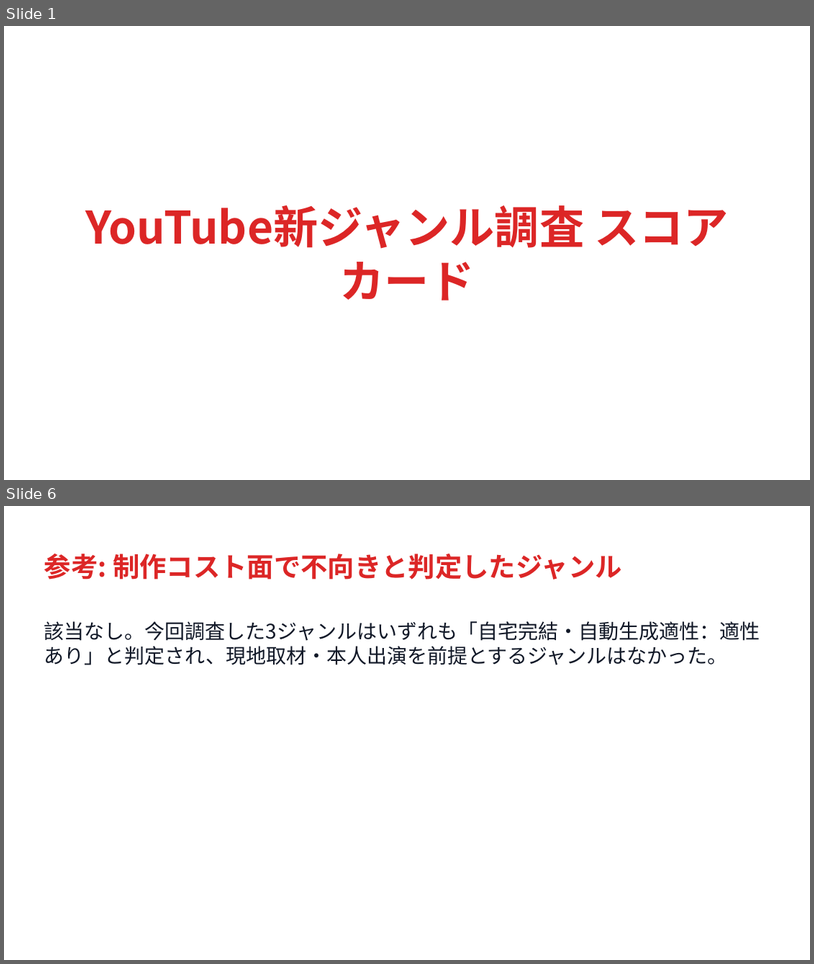
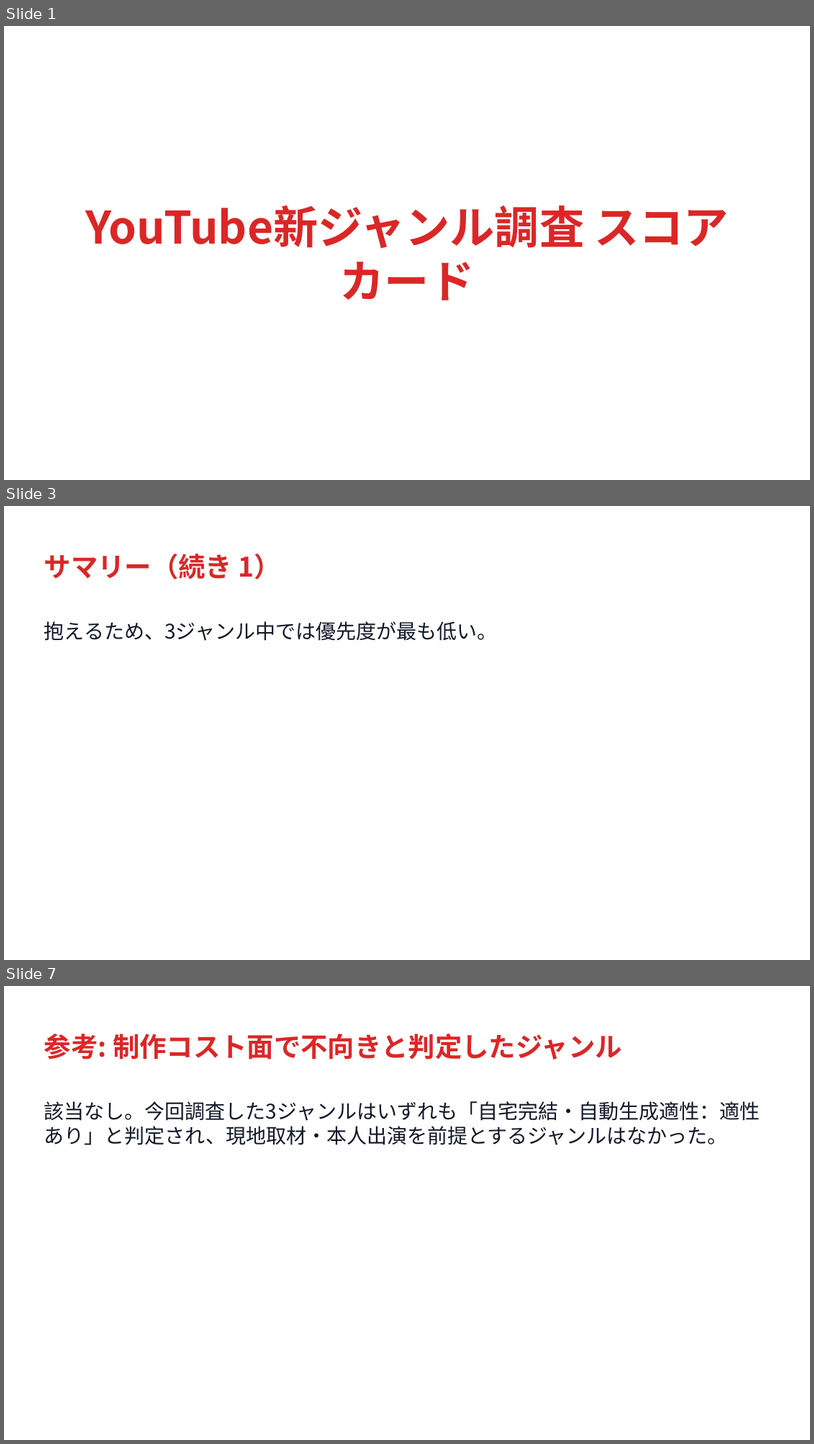
Before and after one commit to ergtronix/youtube-topic-scout, a slide deck: output/20260731/slides/genre-scout.pptx. Shown one above the other, each under a label of ours: slides 1 and 6 before the commit, slides 1, 3 and 7 after it; the slides between them are not shown. The pictures are 814x964 and 814x1444 pixels, drawn with LibreOffice and Linux fonts; fonts in the diff are those of the drawing. Boxes give left, top, right and bottom in pixels: in the first picture for what was removed or moved away, otherwise in the second. Text is boxed around its words. In the diff, an @@ line names an element or a change of style, - is before the commit and + after.

Commit message:
fix: md-to-slidesのテキスト/テーブル行オーバーフローによるスライド文字切れを修正
改行のない1つのMarkdown行がスライド1枚の高さを超える場合、文字単位の
二分探索で分割するようにした。またテーブルの1行がヘッダーと合わせて
1枚に収まらない場合は、その行だけフォントサイズを段階的に縮小して
収める方式にした。PNGはHTMLのoverflow:hiddenで物理的に切り取られる一方、
pptxはPowerPointのテキストボックスがクリップしないため気づきにくかった。

```diff
--- a/output/20260731/slides/genre-scout.pptx
+++ b/output/20260731/slides/genre-scout.pptx
@@ slide 3 added at box(4, 506, 810, 960), background #FFFFFF @@
@@ text added at box(44, 554, 281, 579), 24 pt, text #DC2626, bold @@
+サマリー（続き 1）
@@ text added at box(44, 621, 497, 641), 18 pt, text #111827 @@
+抱えるため、3ジャンル中では優先度が最も低い。
@@ what was slide 6 is now slide 7 @@
```
Also in this commit, not shown: 4 slides changed, 9 other files.
